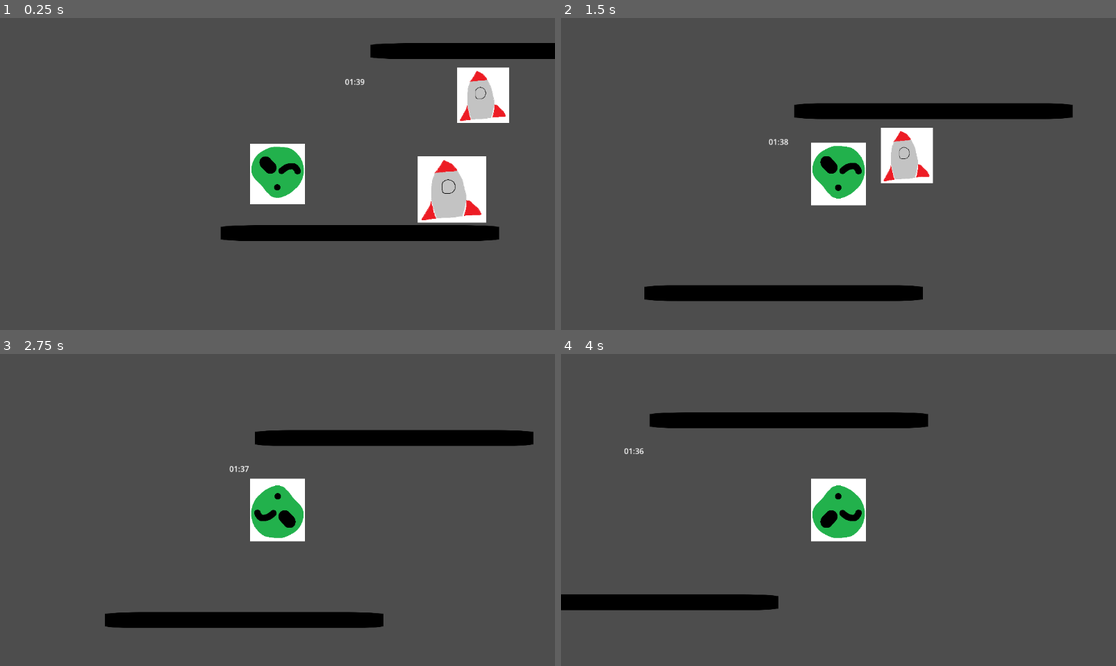
Above: before the commit, frames 1-4 (two rows, left to right).
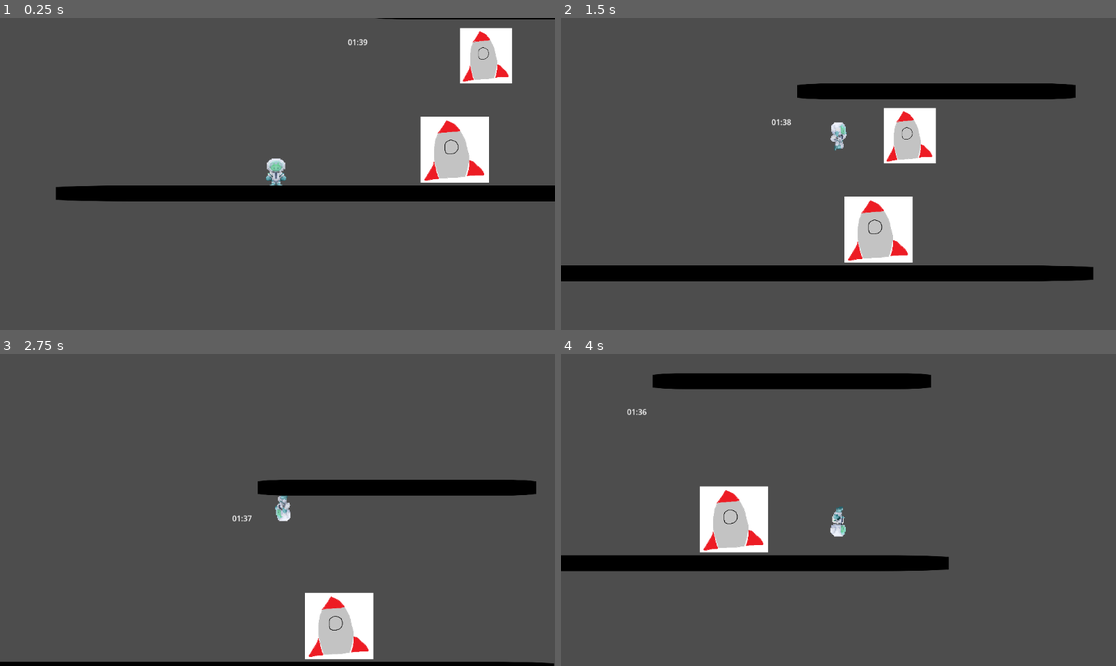
Above: after the commit, the same moments.

Repository: mustard221/GamesNow
Game: Godot game, scene res://Moving.tscn
Two runs of this game, one before a commit and one after it. Both use one fixed random seed, a clock stepped at 60 frames per second and the inputs below. This scene is started directly instead of the project's main scene. The engine's default icon, where the game draws it, is replaced by a stand-in: a white triangle on a blue panel in a dark square.
Inputs:
- Up to frame 1 (0.25 s): no input
- Up to frame 2 (1.5 s): hold D (RIGHT) from 0.53 s (still down); tap Q (SWITCH) at 0.6, 1.35 s; tap Space (JUMP) at 0.77 s
- Up to frame 3 (2.75 s): tap Space (JUMP) at 1.52 s; release D (RIGHT) at 2.03 s; hold A (LEFT) from 2.03 s (still down); tap Q (SWITCH) at 2.1 s
- Up to frame 4 (4 s): release A (LEFT) at 2.78 s; hold D (RIGHT) from 2.78 s (still down); tap Q (SWITCH) at 2.85, 3.6 s; tap Space (JUMP) at 3.02, 3.77 s

The runs differ from the first frame. In frame 1, 16% of the frame differs, in the area x 10-100%, y 0-72%; in frame 2, 19%, in the area x 0-96%, y 20-91%; in frame 3, 13%; in frame 4, 15%.

Commit message:
did the animation but still got problem when it flip

Diff:
--- a/gamejammovementtest1/Moving.tscn
+++ b/gamejammovementtest1/Moving.tscn
@@ -1,14 +1,345 @@
-[gd_scene load_steps=14 format=3 uid="uid://bx2jtl4f3npd2"]
+[gd_scene load_steps=49 format=3 uid="uid://bx2jtl4f3npd2"]
 
 [ext_resource type="Script" path="res://Player.gd" id="1_eoixu"]
-[ext_resource type="Texture2D" uid="uid://gdkba5y0ls2i" path="res://alien_testImage.png" id="2_4hq3f"]
+[ext_resource type="Texture2D" uid="uid://dgm188857jj4e" path="res://Alien Turn1.png" id="2_x28r7"]
 [ext_resource type="Texture2D" uid="uid://deyo0lkjg22yg" path="res://icon.svg" id="3_l62bw"]
 [ext_resource type="Script" path="res://item.gd" id="4_4ftro"]
+[ext_resource type="Texture2D" uid="uid://yfs1iexy1xss" path="res://Jump/Jump1.png" id="4_asp0e"]
 [ext_resource type="Texture2D" uid="uid://1nr1y3hqi5ib" path="res://spaceship.png" id="5_7ft63"]
+[ext_resource type="Texture2D" uid="uid://c1bayyewxp1di" path="res://Jump/Jump2.png" id="5_wv05u"]
+[ext_resource type="Texture2D" uid="uid://bucp0gtiyw2mk" path="res://Jump/Jump3.png" id="6_sr2nq"]
 [ext_resource type="Script" path="res://timer.gd" id="6_umr42"]
+[ext_resource type="Texture2D" uid="uid://c3d3yrvkx2yl1" path="res://Jump/Jump4.png" id="7_1fhxm"]
+[ext_resource type="Texture2D" uid="uid://cr8pd0eu3ayf1" path="res://Jump/Jump5.png" id="8_rvhyq"]
+[ext_resource type="Texture2D" uid="uid://jnkfrqvj225y" path="res://Jump/Jump6.png" id="9_g0pco"]
+[ext_resource type="Texture2D" uid="uid://ckbilbraadv5w" path="res://Jump/Jump7.png" id="10_lhoxi"]
+[ext_resource type="Texture2D" uid="uid://ohyr6te4o1xl" path="res://Jump/Jump8.png" id="11_65yn8"]
+[ext_resource type="Texture2D" uid="uid://mpi3t4erspvu" path="res://Jump/Jump9.png" id="12_ssd5o"]
+[ext_resource type="Texture2D" uid="uid://rd5cb2jqctk2" path="res://Jump/Jump10.png" id="13_47idu"]
+[ext_resource type="Texture2D" uid="uid://bku50028ne2p0" path="res://Jump/Jump11.png" id="14_mkle6"]
+[ext_resource type="Texture2D" uid="uid://dsxw7dvrum0ub" path="res://Walk/Alien Walk1.png" id="15_wamfo"]
+[ext_resource type="Texture2D" uid="uid://cl7nvvv646s7g" path="res://Walk/Alien Walk2.png" id="16_8pftj"]
+[ext_resource type="Texture2D" uid="uid://deqj1vsimvvq0" path="res://Walk/Alien Walk3.png" id="17_e12lt"]
+[ext_resource type="Texture2D" uid="uid://dt5l1d35qgil5" path="res://Walk/Alien Walk4.png" id="18_g84bo"]
+[ext_resource type="Texture2D" uid="uid://bhknpospf8us8" path="res://Walk/Alien Walk5.png" id="19_kile8"]
+[ext_resource type="Texture2D" uid="uid://chi5b32g04ofs" path="res://Walk/Alien Walk6.png" id="20_ai47n"]
+[ext_resource type="Texture2D" uid="uid://uo83shovj2wv" path="res://Walk/Alien Walk7.png" id="21_6s0b4"]
+[ext_resource type="Texture2D" uid="uid://bbeujffrl117n" path="res://Walk/Alien Walk8.png" id="22_lkb6g"]
+[ext_resource type="Texture2D" uid="uid://b8c03c8pt51gd" path="res://Walk/Alien Walk9.png" id="23_s6uve"]
+[ext_resource type="Texture2D" uid="uid://bai2d34vibvpe" path="res://Walk/Alien Walk10.png" id="24_6bvvc"]
+[ext_resource type="Texture2D" uid="uid://b27efb64adql5" path="res://Walk/Alien Walk11.png" id="25_nxk1b"]
+[ext_resource type="Texture2D" uid="uid://bfvp1odvaew8d" path="res://Walk/Alien Walk12.png" id="26_ytnus"]
+[ext_resource type="Texture2D" uid="uid://d07q2glhjfni0" path="res://Walk/Alien Walk13.png" id="27_wdmg6"]
+[ext_resource type="Texture2D" uid="uid://b5xlicd7qjaya" path="res://Walk/Alien Walk14.png" id="28_qqpmv"]
+[ext_resource type="Texture2D" uid="uid://bhvb2uotcdsmv" path="res://Walk/Alien Walk15.png" id="29_isj64"]
+[ext_resource type="Texture2D" uid="uid://dx5nn1rka2tom" path="res://Walk/Alien Walk16.png" id="30_uhftj"]
+[ext_resource type="Texture2D" uid="uid://duv230yrdsy8d" path="res://Walk/Alien Walk17.png" id="31_sfu3y"]
 
 [sub_resource type="CapsuleShape2D" id="CapsuleShape2D_451oq"]
-radius = 15.0
+radius = 5.34188
+height = 10.6838
+
+[sub_resource type="SpriteFrames" id="SpriteFrames_mk0al"]
+animations = [{
+"frames": [{
+"duration": 1.0,
+"texture": ExtResource("2_x28r7")
+}],
+"loop": true,
+"name": &"Idle",
+"speed": 5.0
+}, {
+"frames": [{
+"duration": 1.0,
+"texture": ExtResource("4_asp0e")
+}, {
+"duration": 1.0,
+"texture": ExtResource("5_wv05u")
+}, {
+"duration": 1.0,
+"texture": ExtResource("6_sr2nq")
+}, {
+"duration": 1.0,
+"texture": ExtResource("7_1fhxm")
+}, {
+"duration": 1.0,
+"texture": ExtResource("8_rvhyq")
+}, {
+"duration": 1.0,
+"texture": ExtResource("9_g0pco")
+}, {
+"duration": 1.0,
+"texture": ExtResource("10_lhoxi")
+}, {
+"duration": 1.0,
+"texture": ExtResource("11_65yn8")
+}, {
+"duration": 1.0,
+"texture": ExtResource("12_ssd5o")
+}, {
+"duration": 1.0,
+"texture": ExtResource("13_47idu")
+}, {
+"duration": 1.0,
+"texture": ExtResource("14_mkle6")
+}],
+"loop": true,
+"name": &"Jump",
+"speed": 5.0
+}, {
+"frames": [{
+"duration": 1.0,
+"texture": ExtResource("15_wamfo")
+}, {
+"duration": 1.0,
+"texture": ExtResource("16_8pftj")
+}, {
+"duration": 1.0,
+"texture": ExtResource("17_e12lt")
+}, {
+"duration": 1.0,
+"texture": ExtResource("18_g84bo")
+}, {
+"duration": 1.0,
+"texture": ExtResource("19_kile8")
+}, {
+"duration": 1.0,
+"texture": ExtResource("20_ai47n")
+}, {
+"duration": 1.0,
+"texture": ExtResource("21_6s0b4")
+}, {
+"duration": 1.0,
+"texture": ExtResource("22_lkb6g")
+}, {
+"duration": 1.0,
+"texture": ExtResource("23_s6uve")
+}, {
+"duration": 1.0,
+"texture": ExtResource("24_6bvvc")
+}, {
+"duration": 1.0,
+"texture": ExtResource("25_nxk1b")
+}, {
+"duration": 1.0,
+"texture": ExtResource("26_ytnus")
+}, {
+"duration": 1.0,
+"texture": ExtResource("27_wdmg6")
+}, {
+"duration": 1.0,
+"texture": ExtResource("28_qqpmv")
+}, {
+"duration": 1.0,
+"texture": ExtResource("29_isj64")
+}, {
+"duration": 1.0,
+"texture": ExtResource("30_uhftj")
+}, {
+"duration": 1.0,
+"texture": ExtResource("31_sfu3y")
+}],
+"loop": true,
+"name": &"Walk",
+"speed": 5.0
+}]
+
+[sub_resource type="Animation" id="Animation_715h1"]
+resource_name = "Idle"
+loop_mode = 1
+tracks/0/type = "value"
+tracks/0/imported = false
+tracks/0/enabled = true
+tracks/0/path = NodePath("AnimatedSprite2D:animation")
+tracks/0/interp = 1
+tracks/0/loop_wrap = true
+tracks/0/keys = {
+"times": PackedFloat32Array(0),
+"transitions": PackedFloat32Array(1),
+"update": 1,
+"values": [&"Idle"]
+}
+tracks/1/type = "value"
+tracks/1/imported = false
+tracks/1/enabled = true
+tracks/1/path = NodePath("AnimatedSprite2D:frame")
+tracks/1/interp = 1
+tracks/1/loop_wrap = true
+tracks/1/keys = {
+"times": PackedFloat32Array(0),
+"transitions": PackedFloat32Array(1),
+"update": 1,
+"values": [0]
+}
+tracks/2/type = "value"
+tracks/2/imported = false
+tracks/2/enabled = true
+tracks/2/path = NodePath("AnimatedSprite2D:position")
+tracks/2/interp = 1
+tracks/2/loop_wrap = true
+tracks/2/keys = {
+"times": PackedFloat32Array(0, 0.5, 1),
+"transitions": PackedFloat32Array(1, 1, 1),
+"update": 0,
+"values": [Vector2(0, 0), Vector2(0, 1), Vector2(0, 0)]
+}
+
+[sub_resource type="Animation" id="Animation_5ixft"]
+resource_name = "Jump"
+length = 0.6
+tracks/0/type = "value"
+tracks/0/imported = false
+tracks/0/enabled = true
+tracks/0/path = NodePath("AnimatedSprite2D:animation")
+tracks/0/interp = 1
+tracks/0/loop_wrap = true
+tracks/0/keys = {
+"times": PackedFloat32Array(0),
+"transitions": PackedFloat32Array(1),
+"update": 1,
+"values": [&"Jump"]
+}
+tracks/1/type = "value"
+tracks/1/imported = false
+tracks/1/enabled = true
+tracks/1/path = NodePath("AnimatedSprite2D:frame")
+tracks/1/interp = 1
+tracks/1/loop_wrap = true
+tracks/1/keys = {
+"times": PackedFloat32Array(0, 0.1),
+"transitions": PackedFloat32Array(1, 1),
+"update": 1,
+"values": [4, 5]
+}
+tracks/2/type = "value"
+tracks/2/imported = false
+tracks/2/enabled = true
+tracks/2/path = NodePath("AnimatedSprite2D:position")
+tracks/2/interp = 1
+tracks/2/loop_wrap = true
+tracks/2/keys = {
+"times": PackedFloat32Array(0, 0.1),
+"transitions": PackedFloat32Array(1, 1),
+"update": 0,
+"values": [Vector2(5, -35), Vector2(5, -35)]
+}
+
+[sub_resource type="Animation" id="Animation_kj342"]
+resource_name = "Walk"
+length = 1.65
+loop_mode = 1
+tracks/0/type = "value"
+tracks/0/imported = false
+tracks/0/enabled = true
+tracks/0/path = NodePath("AnimatedSprite2D:animation")
+tracks/0/interp = 1
+tracks/0/loop_wrap = true
+tracks/0/keys = {
+"times": PackedFloat32Array(0),
+"transitions": PackedFloat32Array(1),
+"update": 1,
+"values": [&"Walk"]
+}
+tracks/1/type = "value"
+tracks/1/imported = false
+tracks/1/enabled = true
+tracks/1/path = NodePath("AnimatedSprite2D:frame")
+tracks/1/interp = 1
+tracks/1/loop_wrap = true
+tracks/1/keys = {
+"times": PackedFloat32Array(0, 0.1, 0.2, 0.3, 0.4, 0.5, 0.6, 0.7, 0.8, 0.9, 1, 1.1, 1.2, 1.3, 1.4, 1.5, 1.6),
+"transitions": PackedFloat32Array(1, 1, 1, 1, 1, 1, 1, 1, 1, 1, 1, 1, 1, 1, 1, 1, 1),
+"update": 1,
+"values": [0, 1, 2, 3, 4, 5, 6, 7, 8, 9, 10, 11, 12, 13, 14, 15, 16]
+}
+
+[sub_resource type="Animation" id="Animation_6xuha"]
+length = 0.001
+tracks/0/type = "value"
+tracks/0/imported = false
+tracks/0/enabled = true
+tracks/0/path = NodePath("AnimatedSprite2D:animation")
+tracks/0/interp = 1
+tracks/0/loop_wrap = true
+tracks/0/keys = {
+"times": PackedFloat32Array(0),
+"transitions": PackedFloat32Array(1),
+"update": 1,
+"values": [&"Walk"]
+}
+tracks/1/type = "value"
+tracks/1/imported = false
+tracks/1/enabled = true
+tracks/1/path = NodePath("AnimatedSprite2D:frame")
+tracks/1/interp = 1
+tracks/1/loop_wrap = true
+tracks/1/keys = {
+"times": PackedFloat32Array(0),
+"transitions": PackedFloat32Array(1),
+"update": 1,
+"values": [0]
+}
+tracks/2/type = "value"
+tracks/2/imported = false
+tracks/2/enabled = true
+tracks/2/path = NodePath("AnimatedSprite2D:position")
+tracks/2/interp = 1
+tracks/2/loop_wrap = true
+tracks/2/keys = {
+"times": PackedFloat32Array(0),
+"transitions": PackedFloat32Array(1),
+"update": 0,
+"values": [Vector2(0, 30)]
+}
+
+[sub_resource type="Animation" id="Animation_o6ikh"]
+resource_name = "Fall"
+length = 0.1
+tracks/0/type = "value"
+tracks/0/imported = false
+tracks/0/enabled = true
+tracks/0/path = NodePath("AnimatedSprite2D:animation")
+tracks/0/interp = 1
+tracks/0/loop_wrap = true
+tracks/0/keys = {
+"times": PackedFloat32Array(0),
+"transitions": PackedFloat32Array(1),
+"update": 1,
+"values": [&"Jump"]
+}
+tracks/1/type = "value"
+tracks/1/imported = false
+tracks/1/enabled = true
+tracks/1/path = NodePath("AnimatedSprite2D:frame")
+tracks/1/interp = 1
+tracks/1/loop_wrap = true
+tracks/1/keys = {
+"times": PackedFloat32Array(0),
+"transitions": PackedFloat32Array(1),
+"update": 1,
+"values": [6]
+}
+tracks/2/type = "value"
+tracks/2/imported = false
+tracks/2/enabled = true
+tracks/2/path = NodePath("AnimatedSprite2D:position")
+tracks/2/interp = 1
+tracks/2/loop_wrap = true
+tracks/2/keys = {
+"times": PackedFloat32Array(0),
+"transitions": PackedFloat32Array(1),
+"update": 0,
+"values": [Vector2(5, -5)]
+}
+
+[sub_resource type="AnimationLibrary" id="AnimationLibrary_ujubu"]
+_data = {
+"Fall": SubResource("Animation_o6ikh"),
+"Idle": SubResource("Animation_715h1"),
+"Jump": SubResource("Animation_5ixft"),
+"RESET": SubResource("Animation_6xuha"),
+"Walk": SubResource("Animation_kj342")
+}
 
 [sub_resource type="CanvasItemMaterial" id="CanvasItemMaterial_88i0u"]
 
@@ -17,7 +348,7 @@
 [sub_resource type="RectangleShape2D" id="RectangleShape2D_idav8"]
 
 [sub_resource type="RectangleShape2D" id="RectangleShape2D_0lltr"]
-size = Vector2(1168, 665)
+size = Vector2(1459, 665)
 
 [sub_resource type="RectangleShape2D" id="RectangleShape2D_vcxss"]
 size = Vector2(131, 129)
@@ -28,16 +359,18 @@
 [node name="Node2D" type="Node2D"]
 
 [node name="Player" type="CharacterBody2D" parent="."]
-position = Vector2(174, 412)
+position = Vector2(168, 506)
 disable_mode = 1
 script = ExtResource("1_eoixu")
 
 [node name="Sprite2D" type="Sprite2D" parent="Player"]
+visible = false
 scale = Vector2(0.2, 0.195)
-texture = ExtResource("2_4hq3f")
+texture = ExtResource("2_x28r7")
 
 [node name="CollisionShape2D" type="CollisionShape2D" parent="Player"]
-scale = Vector2(3.88, 4.2)
+position = Vector2(-2, -3)
+scale = Vector2(3.88, 4.68)
 shape = SubResource("CapsuleShape2D_451oq")
 
 [node name="Camera2D" type="Camera2D" parent="Player"]
@@ -54,13 +387,25 @@
 offset_right = 354.0
 offset_bottom = 247.0
 
+[node name="AnimatedSprite2D" type="AnimatedSprite2D" parent="Player"]
+position = Vector2(0, 30)
+scale = Vector2(0.2, 0.2)
+sprite_frames = SubResource("SpriteFrames_mk0al")
+animation = &"Walk"
+
+[node name="AnimationPlayer" type="AnimationPlayer" parent="Player"]
+libraries = {
+"": SubResource("AnimationLibrary_ujubu")
+}
+autoplay = "Idle"
+
 [node name="StaticBody2D" type="StaticBody2D" parent="."]
 material = SubResource("CanvasItemMaterial_88i0u")
 position = Vector2(345, 550)
 
 [node name="CollisionShape2D" type="CollisionShape2D" parent="StaticBody2D"]
 material = SubResource("CanvasItemMaterial_4i8wt")
-scale = Vector2(28.6389, -1.83892)
+scale = Vector2(63.1989, -1.83892)
 shape = SubResource("RectangleShape2D_idav8")
 debug_color = Color(0.0686578, 0.595403, 0.714507, 0.42)
 
@@ -91,7 +436,7 @@
 gravity = 450.0
 
 [node name="CollisionShape2D" type="CollisionShape2D" parent="Area2D"]
-position = Vector2(574, 322.5)
+position = Vector2(428.5, 322.5)
 shape = SubResource("RectangleShape2D_0lltr")
 
 [node name="item1" type="Area2D" parent="."]
--- a/gamejammovementtest1/Player.gd
+++ b/gamejammovementtest1/Player.gd
@@ -4,6 +4,8 @@
 enum GRAV_DIR {
 	DOWN,
 }
+
+@onready var anim = get_node("AnimationPlayer")
 
 const SPEED = 300.0
 const JUMP_VELOCITY = -400.0
@@ -26,12 +28,18 @@
 	var direction = Input.get_axis("LEFT", "RIGHT")
 	if direction:
 		if direction > 0:
-			$Sprite2D.scale.x = 0.2
+			print(velocity.y)
+			$AnimatedSprite2D.scale.x = 0.2
 		else:
-			$Sprite2D.scale.x = -0.2
+			$AnimatedSprite2D.scale.x = -0.2
 		velocity.x = direction * SPEED
+		if velocity.y == 0:
+			anim.play("Walk")
 	else:
 		velocity.x = move_toward(velocity.x, 0, SPEED)
+		anim.play("Idle")
+	if velocity.y > 0:
+		anim.play("Fall")
 
 	if Input.is_action_just_pressed("SWITCH"):
 			#Changes Gravity
@@ -45,9 +53,9 @@
 		is_flipped = !is_flipped
 
 		if is_flipped:
-			$Sprite2D.scale.y = -0.2
+			$AnimatedSprite2D.scale.y = -0.2
 		else:
-			$Sprite2D.scale.y = 0.2
+			$AnimatedSprite2D.scale.y = 0.2
 
 	if position.y > 1000 or position.y <0:
 		get_tree().change_scene_to_file("res://splashscreen.tscn")
@@ -58,6 +66,9 @@
 
 	elif Input.is_action_just_pressed("JUMP") and is_on_ceiling():
 		velocity.y = JUMP_VELOCITY*grav
+
+	if velocity.y < 0:
+		anim.play("Jump")
 
 
 
Binary file added: gamejammovementtest1/Alien Turn1.png
Not shown, added: gamejammovementtest1/Alien Turn1.png.import
Binary file added: gamejammovementtest1/Jump/Jump1.png
Not shown, added: gamejammovementtest1/Jump/Jump1.png.import
Binary file added: gamejammovementtest1/Jump/Jump10.png
Not shown, added: gamejammovementtest1/Jump/Jump10.png.import
Binary file added: gamejammovementtest1/Jump/Jump11.png
Not shown, added: gamejammovementtest1/Jump/Jump11.png.import
Binary file added: gamejammovementtest1/Jump/Jump2.png
Not shown, added: gamejammovementtest1/Jump/Jump2.png.import
Binary file added: gamejammovementtest1/Jump/Jump3.png
Not shown, added: gamejammovementtest1/Jump/Jump3.png.import
(and 46 more such lines)
